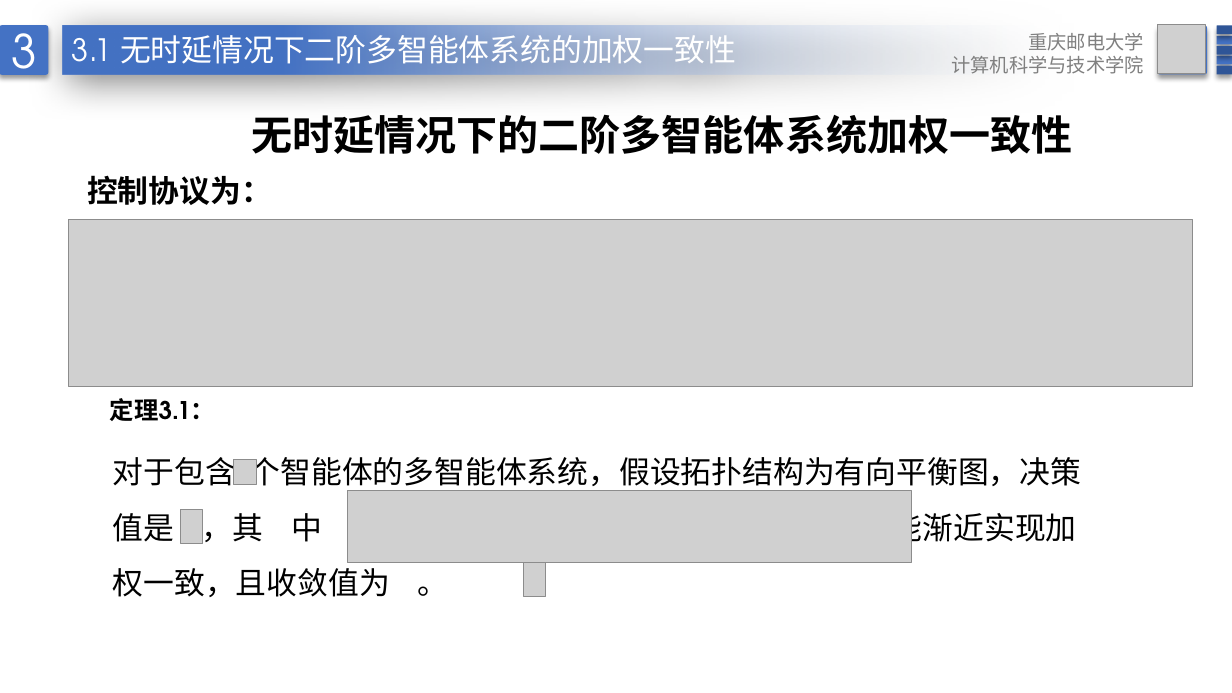
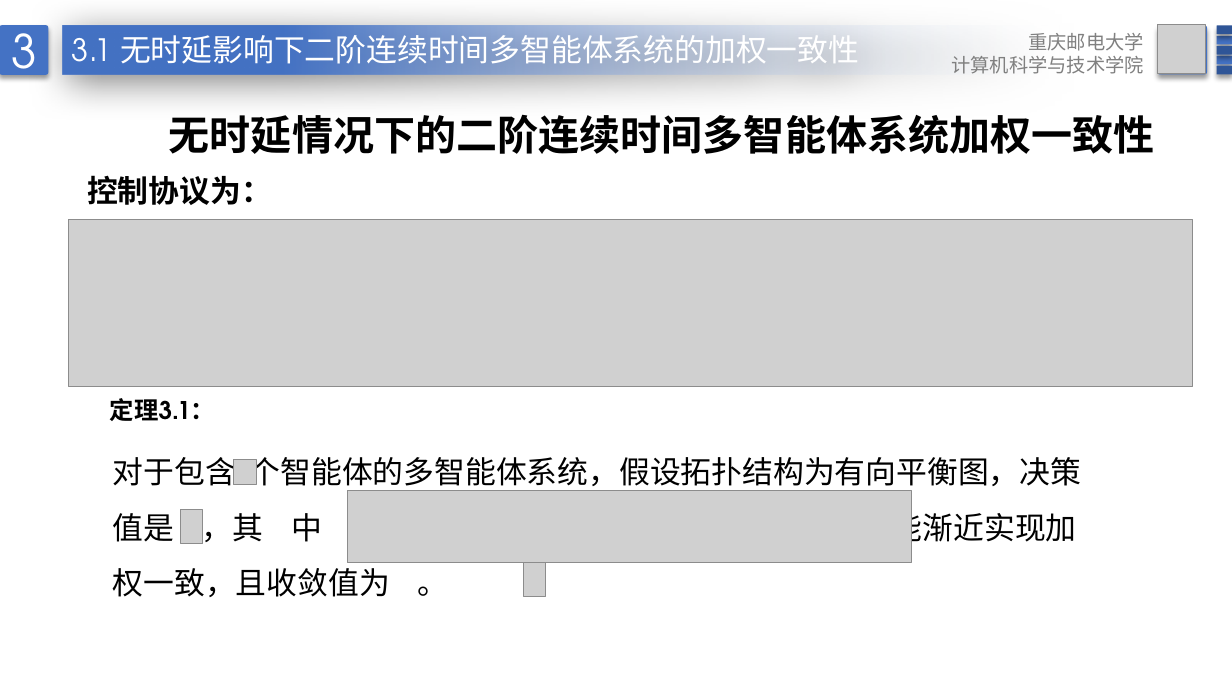
Before and after one commit to DotGeng/graduation, a slide deck: slide 15 of 耿玉坤答辩ppt.pptx. Drawn at 1232x693 pixels with LibreOffice and Linux fonts; fonts in the diff are those of the drawing; grey boxes stand for pictures; background and template pictures are left out. Boxes give left, top, right and bottom in pixels: in the first picture for what was removed or moved away, otherwise in the second. Text is boxed around its words. In the diff, an @@ line names an element or a change of style, - is before the commit and + after.

```diff
--- a/耿玉坤答辩ppt.pptx
+++ b/耿玉坤答辩ppt.pptx
@@ text in rectangle at (72,30,859,77): text changed @@
-3.1 无时延情况下二阶多智能体系统的加权一致性
+3.1 无时延影响下二阶连续时间多智能体系统的加权一致性
@@ text at (169,114,1155,154): text changed @@
-无时延情况下的二阶多智能体系统加权一致性
+无时延情况下的二阶连续时间多智能体系统加权一致性
```
Also in this commit, not shown: 16 other slides changed, 1 slide added, 3 other files.
